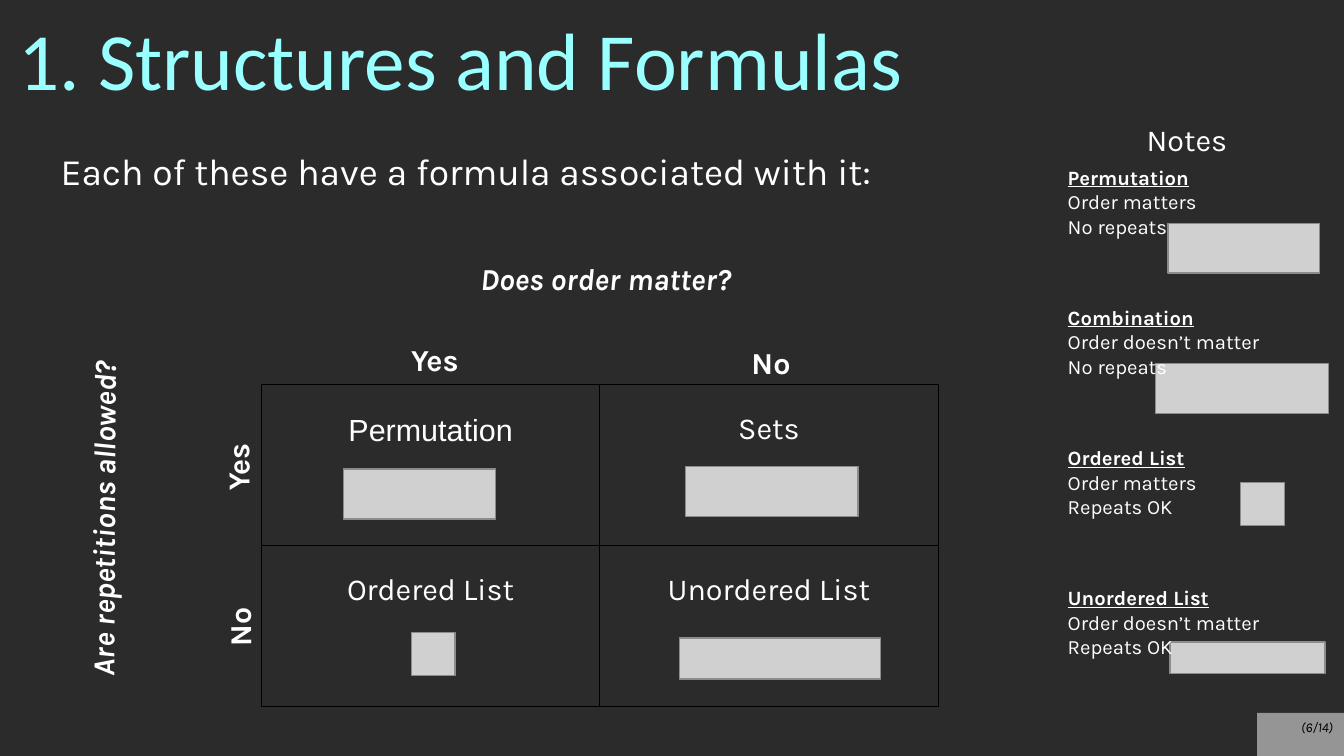
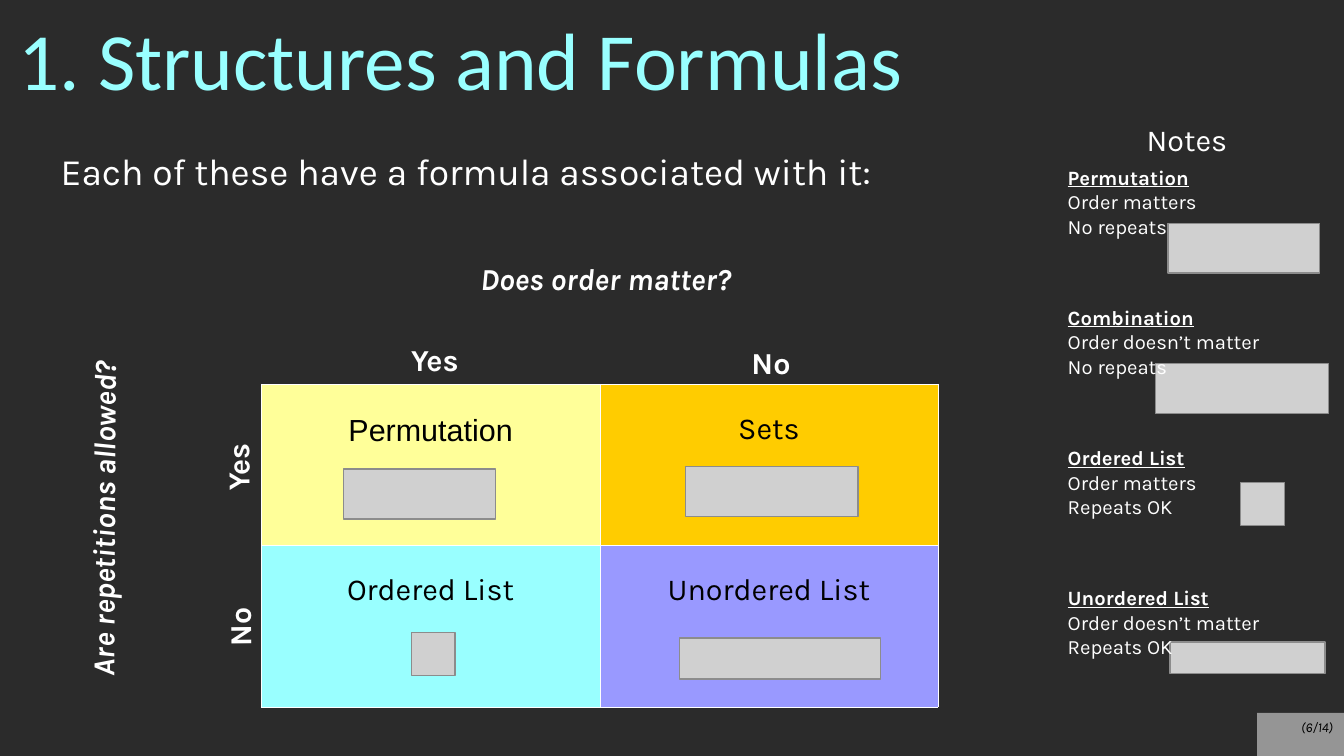
Before and after one commit to nguyenchithien/CS211-Discrete-Structures-II, a slide deck: slide 6 of Lectures/Chapter 5 Review.odp. Drawn at 1344x756 pixels with LibreOffice and Linux fonts; fonts in the diff are those of the drawing; grey boxes stand for pictures; background and template pictures are left out; a plain dark background stands for a picture behind light text. Boxes give left, top, right and bottom in pixels: in the first picture for what was removed or moved away, otherwise in the second. Text is boxed around its words. In the diff, an @@ line names an element or a change of style, - is before the commit and + after.

Commit message:
Lecture 5.5

```diff
--- a/Lectures/Chapter 5 Review.odp
+++ b/Lectures/Chapter 5 Review.odp
@@ table at box(261, 384, 939, 707) @@
@@ fill none to #FFFF99 in row 1, column 1 @@
@@ fill none to #FFCC00 in row 1, column 2 @@
@@ fill none to #99FFFF in row 2, column 1 @@
@@ fill none to #9999FF in row 2, column 2 @@
@@ text colour #FFFFFF to #000000 @@
@@ borders changed @@
```
Also in this commit, not shown: 3 other slides changed, 1 other file.
